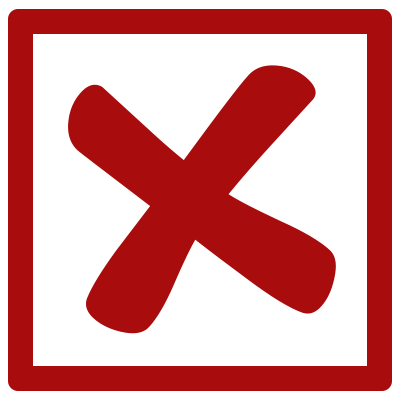
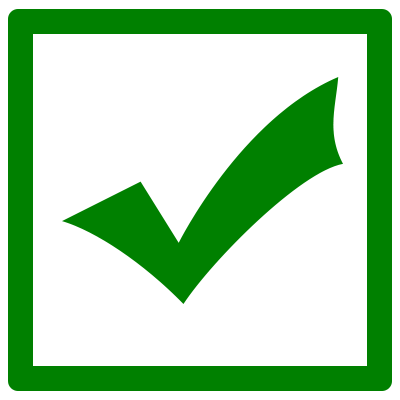
Layer changes from the first 400 x 400 image to the second:
hid group "x mark" (3 layers) over <box>8,9,392,391</box>
showed group "check mark" (2 layers) over <box>8,9,392,391</box>
